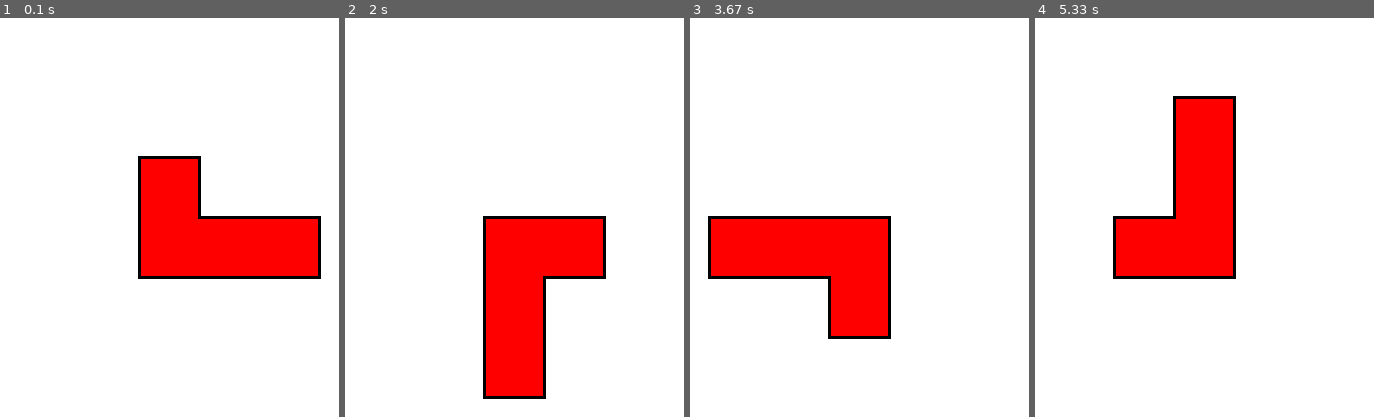
Above: before the commit, frames 1-4 (left to right).
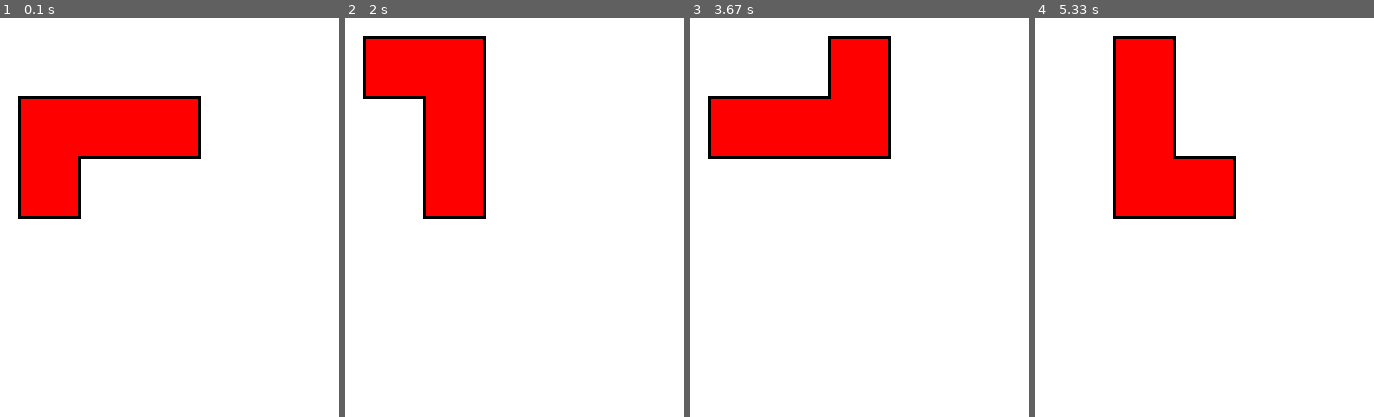
Above: after the commit, the same moments.

Repository: ryanmramos/tetris_pygame
Game: pygame game, started from main.py
The game is run twice, just before and just after one commit, with the same random seed, the same clock (stepped at 60 frames per second) and the same inputs.
Inputs:
- Up to frame 1 (0.1 s): no input
- Up to frame 2 (2 s): no input
- Up to frame 3 (3.67 s): no input
- Up to frame 4 (5.33 s): no input

The runs differ from the first frame. In frame 1, 22% of the frame differs, in the area x 5-95%, y 19-66%; in frame 2, 23%; in frame 3, 23%, in the area x 5-60%, y 4-81%; in frame 4, 17%.

Commit message:
I, J, and L shapes implemented

Diff:
--- a/main.py
+++ b/main.py
@@ -1,5 +1,3 @@
-# from cgi import test
-from string import whitespace
 import pygame
 import os
 from shapes import Shape
--- a/shapes.py
+++ b/shapes.py
@@ -26,14 +26,22 @@
     pygame.Vector2(200 + 2 * UNIT_LENGTH, 320 - 2 * UNIT_LENGTH),
     pygame.Vector2(200 + 2 * UNIT_LENGTH, 320 + UNIT_LENGTH),
     pygame.Vector2(200, 320 + UNIT_LENGTH)]
-rotate_about_j = pygame.Vector2(200 + 3 / 2 * UNIT_LENGTH, 320 + 1 / 2 * UNIT_LENGTH)
+rotate_about_j = pygame.Vector2(200 + 3 / 2 * UNIT_LENGTH, 320 - 1 / 2 * UNIT_LENGTH)
+
+# L SHAPE
+l_shape_points = [pygame.Vector2(200, 320), pygame.Vector2(200, 320 - 3 * UNIT_LENGTH),
+    pygame.Vector2(200 + UNIT_LENGTH, 320 - 3 * UNIT_LENGTH),
+    pygame.Vector2(200 + UNIT_LENGTH, 320 - UNIT_LENGTH),
+    pygame.Vector2(200 + 2 * UNIT_LENGTH, 320 - UNIT_LENGTH),
+    pygame.Vector2(200 + 2 * UNIT_LENGTH, 320)]
+rotate_about_l = pygame.Vector2(200 + 1 / 2 * UNIT_LENGTH, 320 - 3 / 2 * UNIT_LENGTH)
 
 
 class Shape:
     def __init__(self):
         self.color = RED
-        self.points = j_shape_points
-        self.rotate_about = rotate_about_j
+        self.points = l_shape_points
+        self.rotate_about = rotate_about_l
 
     def draw_shape(self, WIN):
         pygame.draw.polygon(WIN, self.color, self.points)
